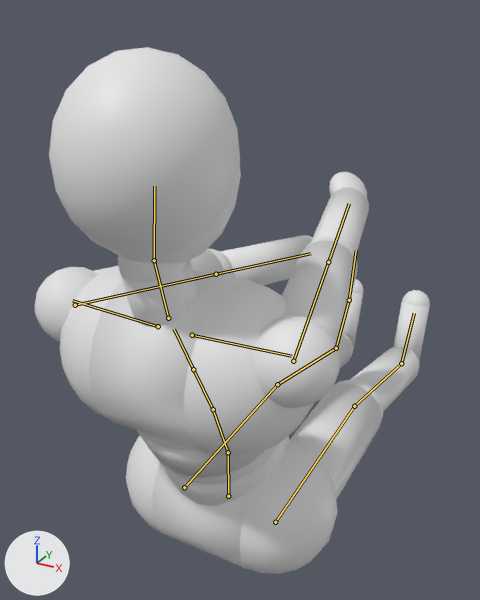
One commit to the glTF model previs/rig/mannequin.glb: the scene before it, then after it.
Rendered twice from a 50 mm lens placed at (0.505, -0.952, 1.177), pointed at (-0.103, 0.153, 0.625). The lights are fixed; the arrows at lower left show +X, +Y and +Z. The picture after the commit comes second. Both versions are drawn at frame 1 of the action 'magcheck'; the numbers are the values there. The bones that change, and the others that lie on the model, are drawn over the model as lines.

In view in the first picture: 'MannequinMesh'.
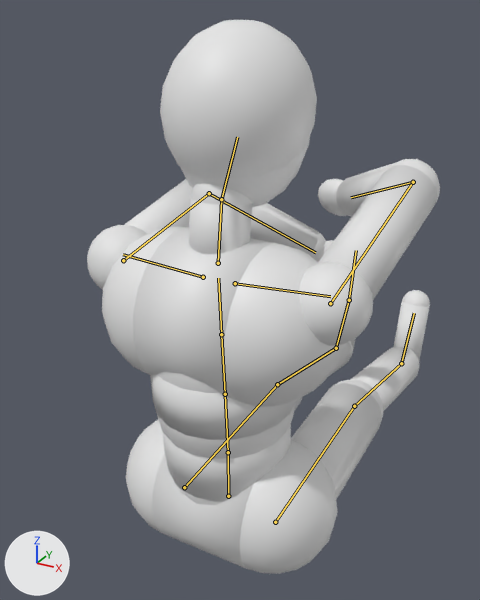
The change in detail:
Bone 'Spine' (bone_spine) turns from (22, 0, 0) to (4, 0, 0) degrees about its own x, y and z.
Bone 'Spine1' (bone_spine1) turns from (6, 0, 0) to (0, 0, 0) degrees about its own x, y and z.
Bone 'LeftArm' (bone_leftarm) turns from (77, 38, 29) to (97, 0, 30) degrees about its own x, y and z.
Bone 'LeftForeArm' (bone_leftforearm) turns from (0, 0, 2) to (-2, -1, -67) degrees about its own x, y and z.
Bone 'RightArm' (bone_rightarm) turns from (85, -26, -36) to (107, 16, -29) degrees about its own x, y and z.
Bone 'RightForeArm' (bone_rightforearm) turns from (0, 0, -2) to (-2, 1, 67) degrees about its own x, y and z.

Pixel boxes [x1, y1, x2, y2] of what changed, in the pictures (480 x 600 px):
'MannequinMesh', posed (11% narrower)
    before: [35, 47, 430, 574]
    after: [87, 20, 440, 574]
bone 'Spine', root to tip
    before: (228, 452) to (213, 409)
    after: (228, 452) to (225, 394)
bone 'Spine1', root to tip
    before: (213, 409) to (193, 369)
    after: (225, 394) to (221, 334)
bone 'LeftArm', root to tip
    before: (75, 305) to (216, 274)
    after: (123, 260) to (209, 193)
bone 'LeftForeArm', root to tip
    before: (216, 274) to (310, 253)
    after: (209, 193) to (315, 252)
bone 'RightArm', root to tip
    before: (293, 361) to (328, 262)
    after: (330, 303) to (413, 182)
bone 'RightForeArm', root to tip
    before: (328, 262) to (349, 203)
    after: (413, 182) to (351, 197)
